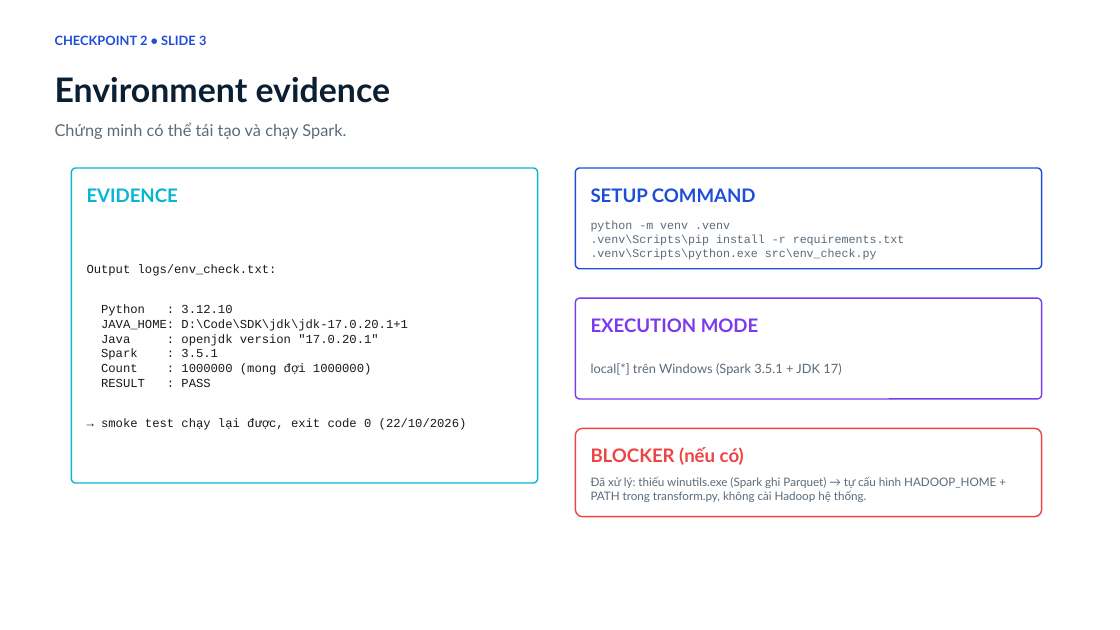
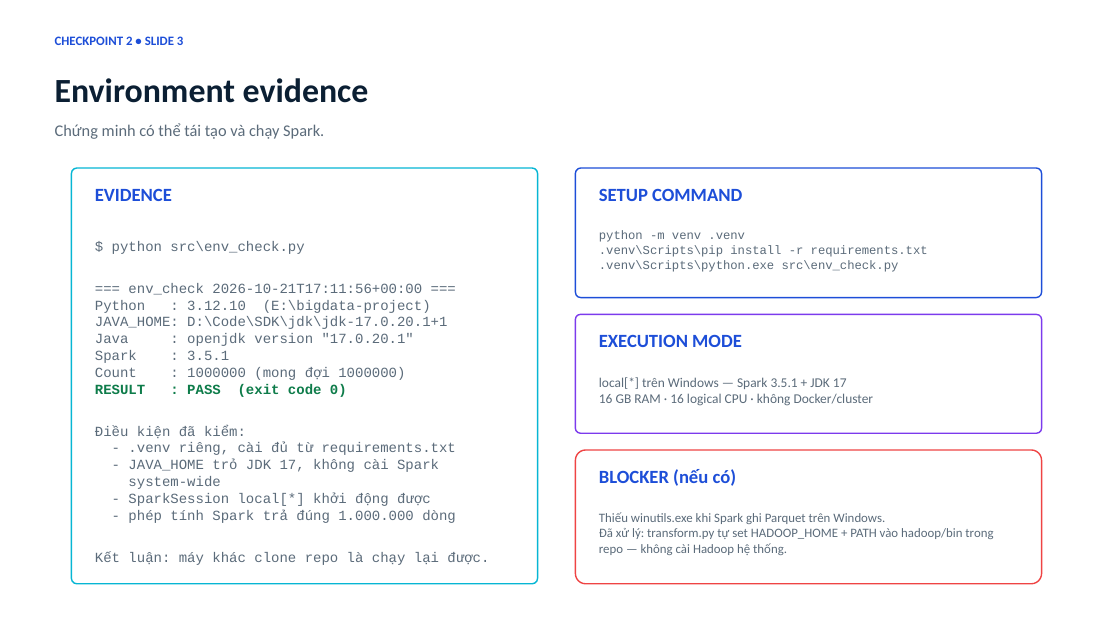
Before and after one commit to kichirou244/bigdata-project, a slide deck: slide 3 of docs/Checkpoint2_Report_YouTube_Trending.pptx. Drawn at 1120x630 pixels with LibreOffice and Linux fonts; fonts in the diff are those of the drawing. Boxes give left, top, right and bottom in pixels: in the first picture for what was removed or moved away, otherwise in the second. Text is boxed around its words. In the diff, an @@ line names an element or a change of style, - is before the commit and + after.

```diff
--- a/docs/Checkpoint2_Report_YouTube_Trending.pptx
+++ b/docs/Checkpoint2_Report_YouTube_Trending.pptx
@@ rounded rectangle: place and size @@
-rounded rectangle at [71,168,538,483]
+rounded rectangle at [71,168,538,584]
@@ rounded rectangle: place and size @@
-rounded rectangle at [576,168,1042,269]
+rounded rectangle at [576,168,1042,297]
@@ text "EVIDENCE": place and size @@
-text "EVIDENCE" at [87,188,178,202]
+text "EVIDENCE" at [95,188,172,201]
@@ text "EVIDENCE" at [95,188,172,201]: font Lato to Calibri, text colour #06B6D4 to #1D4ED8 @@
@@ font Lato to Calibri in 4 elements at [55,36,183,45], [55,78,369,103], [55,123,324,139], [599,188,742,201] @@
@@ text "SETUP COMMAND": place and size @@
-text "SETUP COMMAND" at [591,188,756,202]
+text "SETUP COMMAND" at [599,188,742,201]
@@ vertical alignment middle to top in 3 elements at [599,377,874,406], [599,512,993,555], [95,241,489,565] @@
@@ text "$ python src\env_check.py": place and size @@
-text "$ python src\env_check.py" at [87,265,467,430]
+text "$ python src\env_check.py" at [95,241,489,565]
@@ text "python -m venv .venv": place and size @@
-text "python -m venv .venv" at [591,221,905,260]
+text "python -m venv .venv" at [599,231,928,272]
@@ text "python -m venv .venv" at [599,231,928,272]: size 10 to 10.5 pt; vertical alignment middle to top @@
@@ text at [95,241,431,313]: text changed; size 10.5 to 12 pt; text colour #1A1A1A to #5B6B7A @@
-Output logs/env_check.txt:
-Python : 3.12.10
+$ python src\env_check.py
+=== env_check 2026-10-21T17:11:56+00:00 ===
+Python : 3.12.10 (E:\bigdata-project)
@@ text at [95,316,447,380]: size 10.5 to 12 pt, text colour #1A1A1A to #5B6B7A in "JAVA_HOME: D:\Code\SDK\jdk\jdk-17.0.20.1+1", "Java : openjdk version "17.0.20.1"", "Spark : 3.5.1", "Count : 1000000 (mong đợi 1000000)" @@
@@ rounded rectangle: place and size @@
-rounded rectangle at [576,298,1042,399]
+rounded rectangle at [576,314,1042,433]
@@ text "EXECUTION MODE": place and size @@
-text "EXECUTION MODE" at [591,318,758,332]
+text "EXECUTION MODE" at [599,334,742,347]
@@ text "EXECUTION MODE" at [599,334,742,347]: font Lato to Calibri, text colour #7C3AED to #1D4ED8 @@
@@ text at [95,384,489,565]: text changed; size 10.5 to 12 pt; text colour #1A1A1A to #5B6B7A @@
-RESULT : PASS
-→ smoke test chạy lại được, exit code 0 (22/10/2026)
+RESULT : PASS (exit code 0)
+Điều kiện đã kiểm:
+- .venv riêng, cài đủ từ requirements.txt
+- JAVA_HOME trỏ JDK 17, không cài Spark
+system-wide
+- SparkSession local[*] khởi động được
+- phép tính Spark trả đúng 1.000.000 dòng
+Kết luận: máy khác clone repo là chạy lại được.
@@ text at [599,377,874,406]: text changed; size 11 to 11.5 pt; font Lato to Calibri @@
-local[*] trên Windows (Spark 3.5.1 + JDK 17)
+local[*] trên Windows — Spark 3.5.1 + JDK 17
+16 GB RAM · 16 logical CPU · không Docker/cluster
@@ rounded rectangle: place and size @@
-rounded rectangle at [576,429,1042,517]
+rounded rectangle at [576,450,1042,584]
@@ text "BLOCKER (nếu có)": place and size @@
-text "BLOCKER (nếu có)" at [591,447,744,465]
+text "BLOCKER (nếu có)" at [599,469,737,486]
@@ text "BLOCKER (nếu có)" at [599,469,737,486]: font Lato to Calibri, text colour #EF4444 to #1D4ED8 @@
@@ text at [599,512,993,555]: text changed; size 10 to 11 pt; font Lato to Calibri @@
-Đã xử lý: thiếu winutils.exe (Spark ghi Parquet) → tự cấu hình HADOOP_HOME + PATH trong transform.py, không cài Hadoop hệ thống.
+Thiếu winutils.exe khi Spark ghi Parquet trên Windows.
+Đã xử lý: transform.py tự set HADOOP_HOME + PATH vào hadoop/bin trong repo — không cài Hadoop hệ thống.
```
Also in this commit, not shown: 5 other slides changed, 2 other files.
